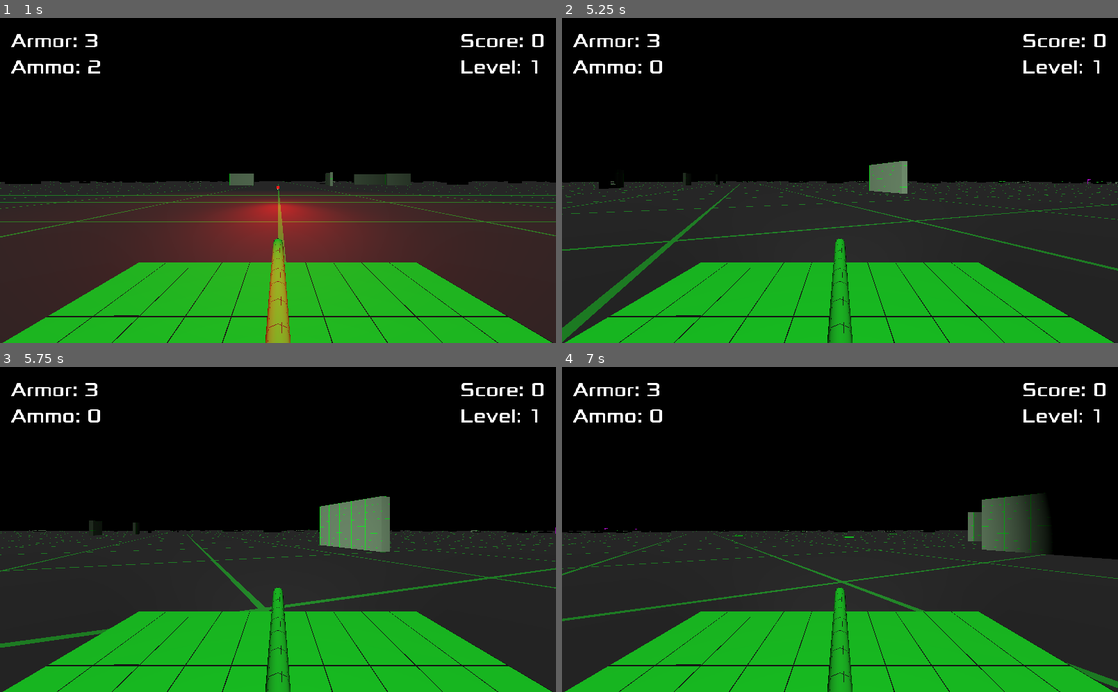
Above: before the commit, frames 1-4 (two rows, left to right).
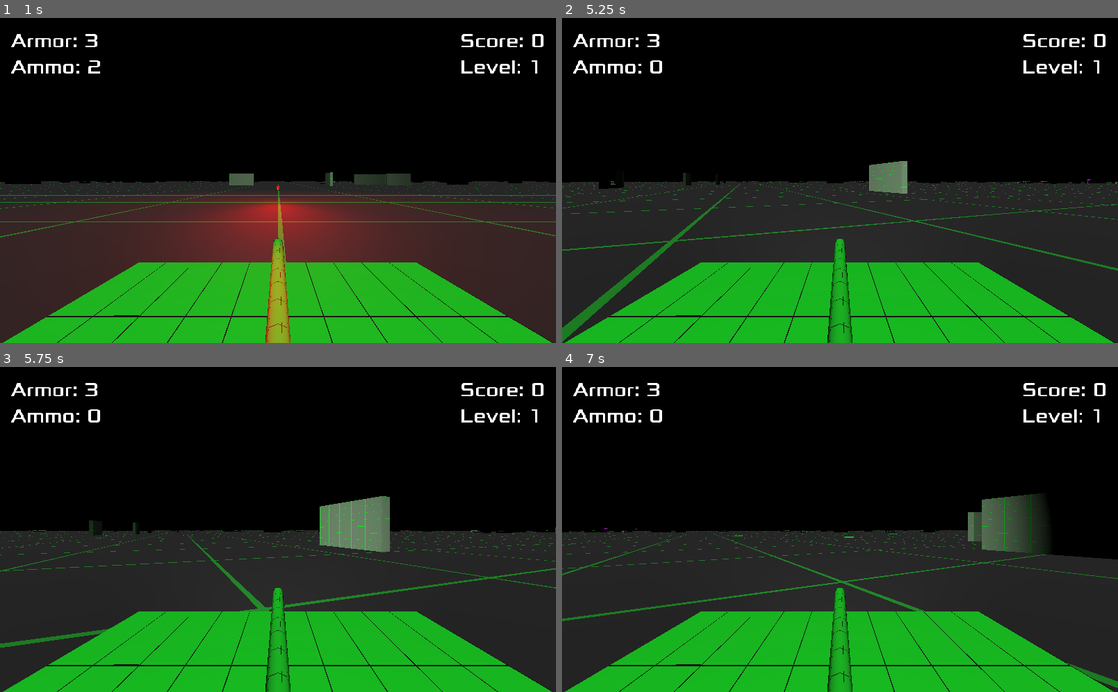
Above: after the commit, the same moments.

Repository: Kromey/spectre
Game: Godot game, scene res://Main.tscn
Same seed, same stepped clock (60 frames per second), same inputs: the game is played once before the commit and once after it.
Inputs:
- Up to frame 1 (1 s): hold W (movement_forward) from 0.53 s (still down); hold Space (action_shoot) from 0.53 s (still down)
- Up to frame 2 (5.25 s): release Space (action_shoot) at 1.28 s; tap Space (action_shoot) at 1.35, 2.85, 4.35 s; release W (movement_forward) at 2.03 s; hold Space (action_shoot) 2.03-2.78 s; hold A (movement_left) 2.03-3.53 s; hold S (movement_backward) 3.53-4.28 s; hold Space (action_shoot) 3.53-4.28 s; hold D (movement_right) 4.28-5.03 s; hold W (movement_forward) from 5.03 s (still down); hold Space (action_shoot) from 5.03 s (still down)
- Up to frame 3 (5.75 s): keep holding W (movement_forward); keep holding Space (action_shoot)
- Up to frame 4 (7 s): release W (movement_forward) at 5.78 s; release Space (action_shoot) at 5.78 s; hold D (movement_right) from 5.78 s (still down); tap Space (action_shoot) at 5.85 s; hold Space (action_shoot) from 6.53 s (still down)

Frame 1 is identical in both runs. In frame 2, less than 0.1% of the frame differs, in the area x 18-98%, y 50-52%; in frame 3, less than 0.1%, in the area x 18-100%, y 50-52%; in frame 4, less than 0.1%.

Commit message:
Tanks patrol randomly when player not nearby
Two issues with this currently:

 1. Tanks prioritize current patrol route even when player approaches
 2. Tanks routinely patrol themselves right off the edge of the world

Diff:
--- a/tanks/AITank.gd
+++ b/tanks/AITank.gd
@@ -6,8 +6,10 @@
 var current_target
 
 func _physics_process(delta):
-	current_target = select_target()
-	if !engage_target(current_target, delta):
+	if !is_instance_valid(current_target):
+		current_target = select_target()
+
+	if !engage_target(current_target, delta, current_target.is_in_group("player")):
 		current_target = null
 
 	if ammo == 0 and !reloading:
@@ -22,6 +24,25 @@
 			target = ptarget
 			dist = target_dist
 
+	if is_instance_valid(target):
+		return target
+	else:
+		return set_patrol_target()
+
+func set_patrol_target():
+	var target = Position3D.new()
+	target.add_to_group("waypoints")
+
+	var rng = RandomNumberGenerator.new()
+	rng.randomize()
+
+	var target_pos = Vector3.FORWARD.rotated(Vector3.UP, rng.randf_range(0, 2 * PI))
+	target_pos *= rng.randf_range(3, 8)
+	target.translate(translation + target_pos)
+	target.translation.y = 0.1
+
+	get_tree().root.add_child(target)
+
 	return target
 
 func engage_target(target, delta, attack = true):
@@ -31,22 +52,28 @@
 	var dist = translation.distance_to(target.translation)
 	if dist > MAX_CHASE_DISTANCE:
 		return false
+	elif dist < 1.5 and target.is_in_group("waypoints"):
+		target.queue_free()
+		return false
 
 	var to_target = target.translation.direction_to(translation)
 	var dot = transform.basis.z.dot(to_target)
 
 	var facing_cone = 0.75
 	var fire_cone = 0.90
+	var speed = 1.0
+	if target.is_in_group("waypoints"):
+		speed = 0.3 # Patrol slower
 	if dot > facing_cone:
 		# Target is in front of us
-		drive(Direction.FORWARD, delta)
+		drive(Direction.FORWARD * speed, delta)
 
 		if dot > fire_cone and attack and dist <= GUN_RANGE * 0.9:
 			# Target is directly in front of us and in range!
 			shoot()
 	elif dot < -facing_cone:
 		# Target is behind us
-		drive(Direction.BACK, delta)
+		drive(Direction.BACK * speed, delta)
 
 	# Is target left or right of us?
 	var cross = transform.basis.z.cross(to_target).y
